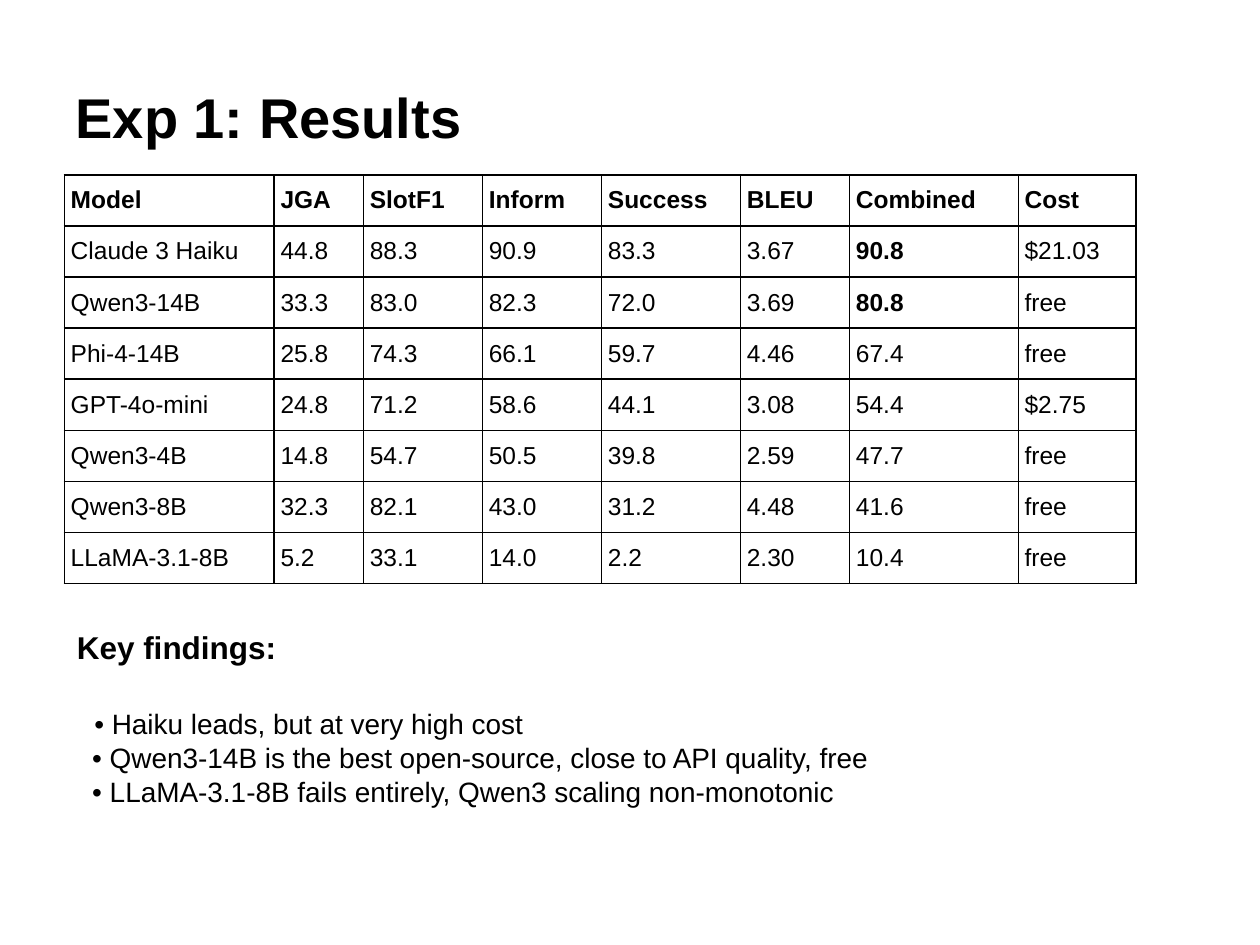
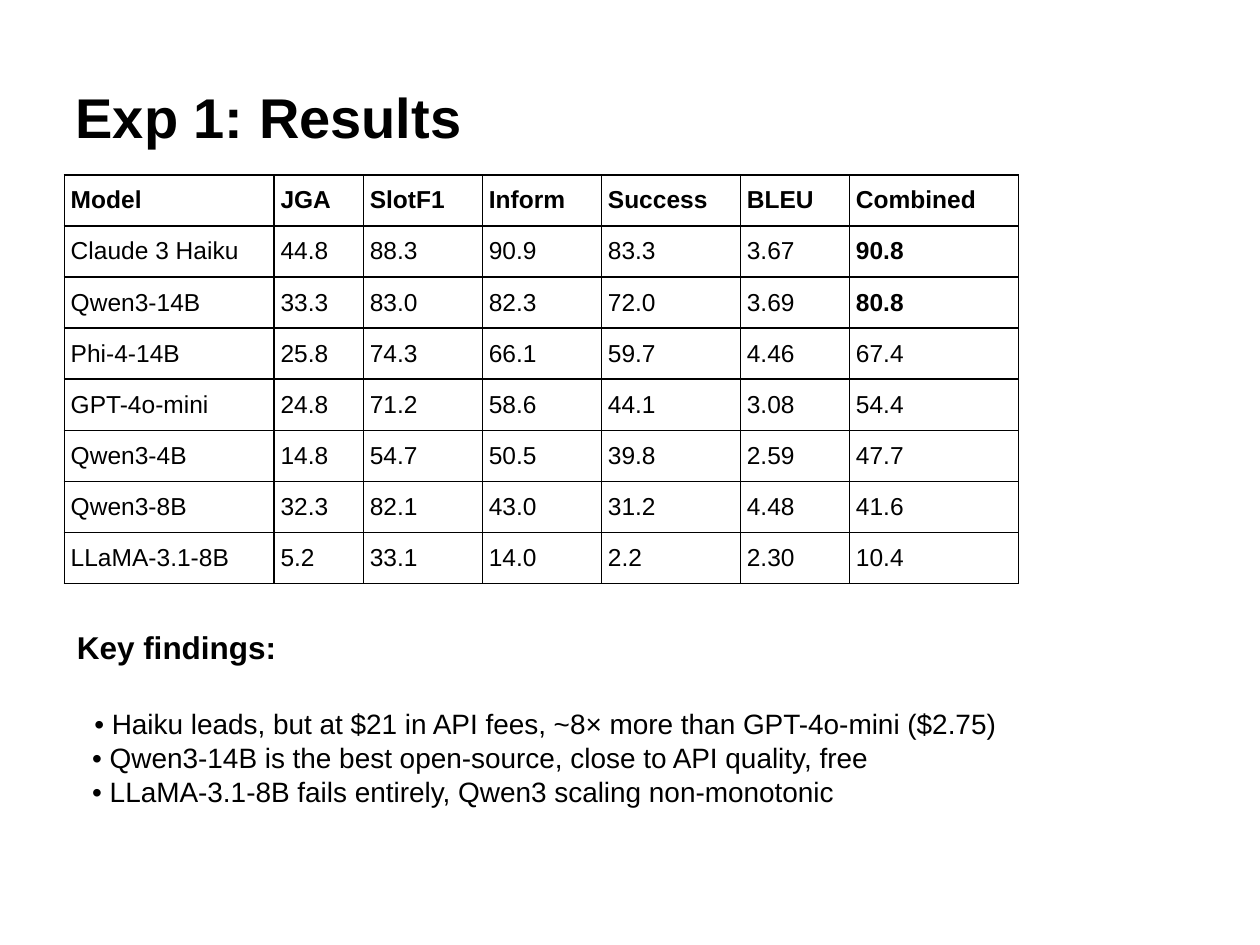
Before and after one commit to GiX007/mlp4cs, a slide deck: slide 12 of docs/presentation.pptx. Drawn at 1260x945 pixels with LibreOffice and Linux fonts; fonts in the diff are those of the drawing. Boxes give left, top, right and bottom in pixels: in the first picture for what was removed or moved away, otherwise in the second. Text is boxed around its words. In the diff, an @@ line names an element or a change of style, - is before the commit and + after.

```diff
--- a/docs/presentation.pptx
+++ b/docs/presentation.pptx
@@ table at (64, 175, 1018, 583) @@
-column 8: Cost | $21.03 | free | free | $2.75 | free | free | free
@@ table: place and size @@
-table at (64, 175, 1135, 583)
+table at (64, 175, 1018, 583)
@@ text at (112, 713, 995, 739): text changed @@
-• Haiku leads, but at very high cost
+• Haiku leads, but at $21 in API fees, ~8× more than GPT-4o-mini ($2.75)
```
Also in this commit, not shown: 4 other slides changed.
